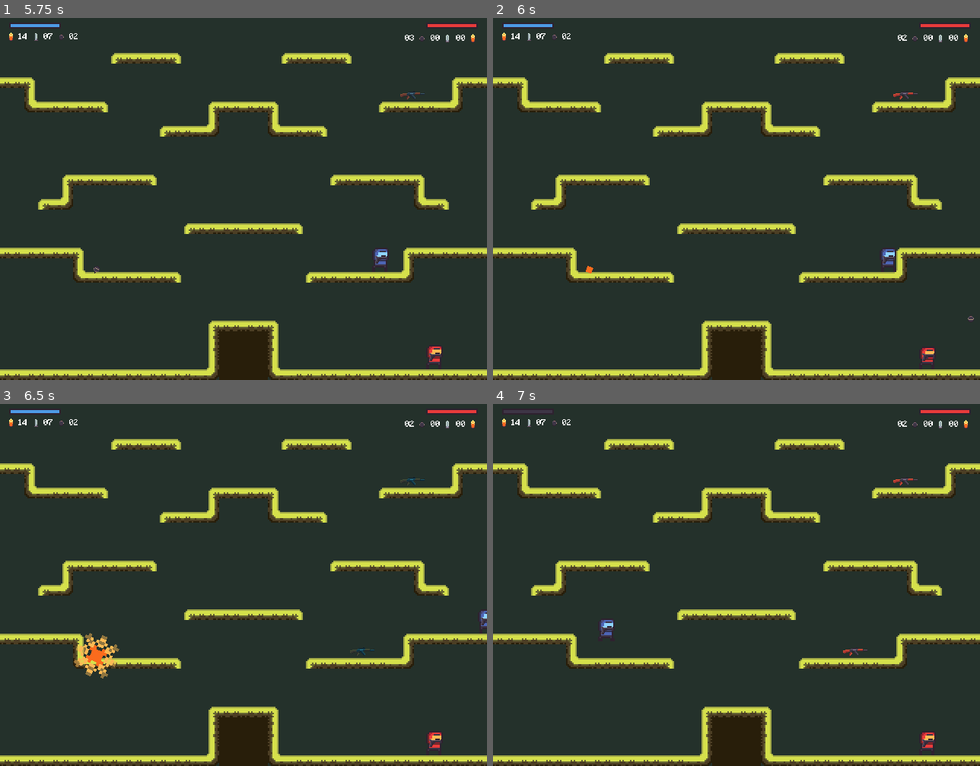
Above: before the commit, frames 1-4 (two rows, left to right).
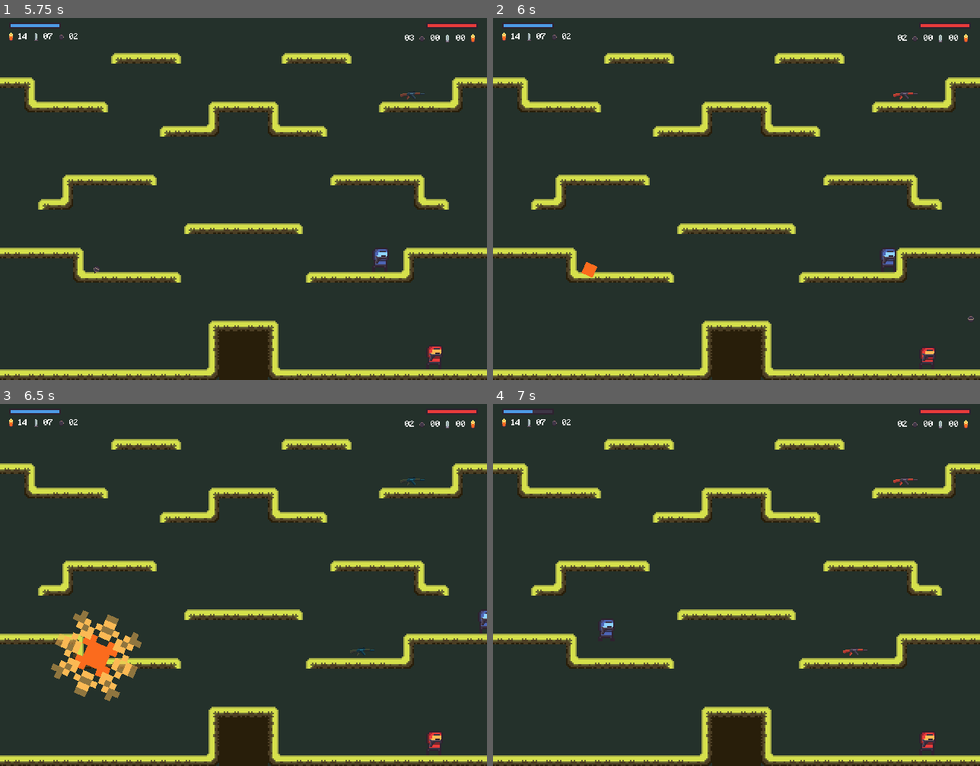
Above: after the commit, the same moments.

Repository: dm1nh/gunbattle
Game: Godot game, scene res://scenes/maps/forest.tscn
Two runs of this game, one before a commit and one after it. Both use one fixed random seed, a clock stepped at 60 frames per second and the inputs below. This scene is started directly instead of the project's main scene.
Inputs:
- Up to frame 1 (5.75 s): hold D (b_right) 0.53-2.03 s; tap F (b_fire) at 0.6 s; tap W (b_jump) at 0.77, 1.52, 3.02, 3.77, 4.52 s; tap S (b_get_box) at 1.35 s; hold A (b_left) 2.03-4.28 s; tap H (b_swap_weapon) at 2.1 s; tap G (b_throw_grenade) at 2.85 s; tap / (r_fire) at 3.6 s; hold D (b_right) from 4.28 s (still down); tap Down (r_get_box) at 4.35 s; tap , (r_swap_weapon) at 5.1 s
- Up to frame 2 (6 s): keep holding D (b_right); tap . (r_throw_grenade) at 5.85 s
- Up to frame 3 (6.5 s): keep holding D (b_right); tap W (b_jump) at 6.02 s
- Up to frame 4 (7 s): keep holding D (b_right); tap F (b_fire) at 6.6 s; tap W (b_jump) at 6.77 s

Frame 1 is identical in both runs. In frame 2, less than 0.1% of the frame differs, in the area x 18-22%, y 67-72%; in frame 3, 2.0%, in the area x 10-30%, y 56-83%; in frame 4, less than 0.1%.

Commit message:
fix: fix incorrect grenade damage calculation

Diff:
--- a/scenes/projecttiles/grenade.gd
+++ b/scenes/projecttiles/grenade.gd
@@ -15,7 +15,7 @@
 			var distance_from_grenade: float = player.global_position.distance_to(global_position)
 			if distance_from_grenade <= DAMAGE_RADIUS and "hit" in player:
 				print(distance_from_grenade / DAMAGE_RADIUS)
-				var damage: int = floor(GRENADE_MIN_DAMAGE + (distance_from_grenade / DAMAGE_RADIUS) * (GRENADE_MAX_DAMAGE - GRENADE_MIN_DAMAGE))
+				var damage: int = floor(GRENADE_MAX_DAMAGE - (distance_from_grenade / DAMAGE_RADIUS) * (GRENADE_MIN_DAMAGE + GRENADE_MIN_DAMAGE))
 				player.hit(damage, true)
 
 func _on_explode_timer_timeout():
--- a/scenes/projecttiles/grenade.tscn
+++ b/scenes/projecttiles/grenade.tscn
@@ -64,7 +64,7 @@
 texture = ExtResource("1_h7kul")
 
 [node name="Explosion" type="Sprite2D" parent="."]
-scale = Vector2(2, 2)
+scale = Vector2(4, 4)
 texture = ExtResource("3_31dgj")
 hframes = 10
 
